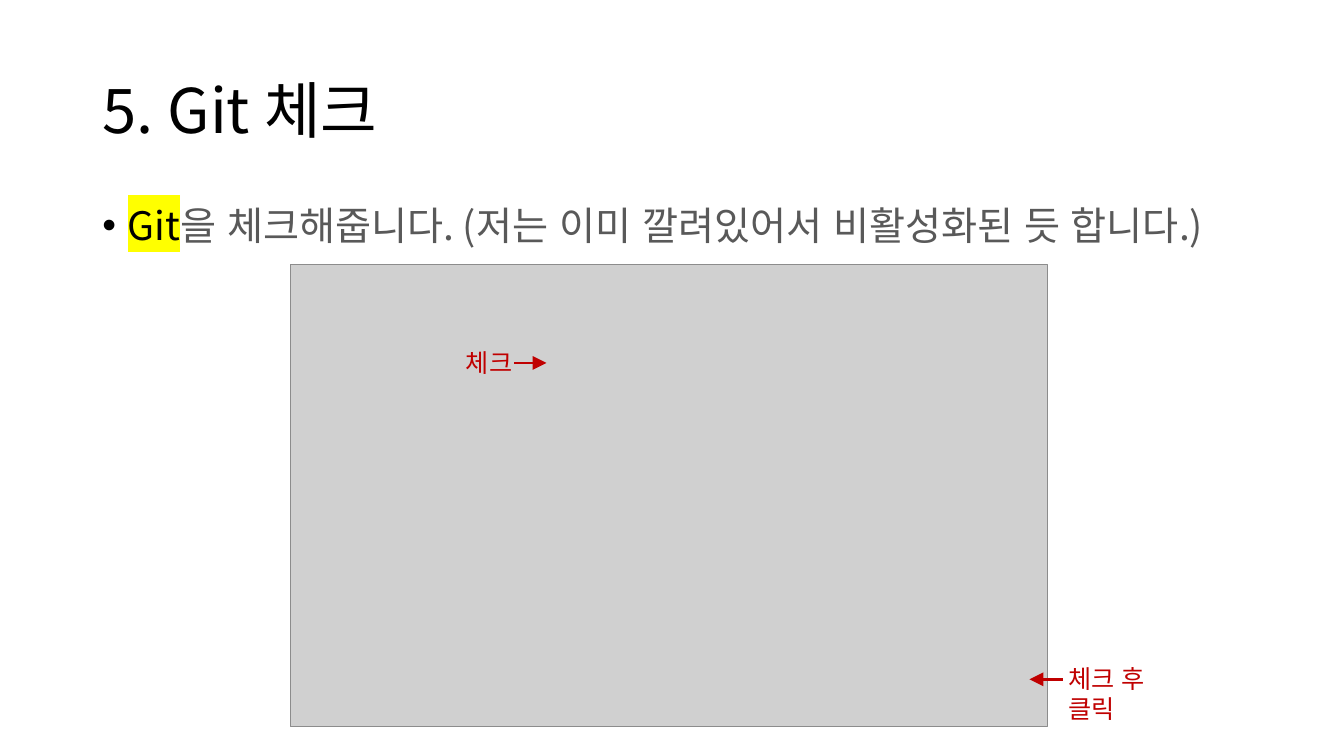
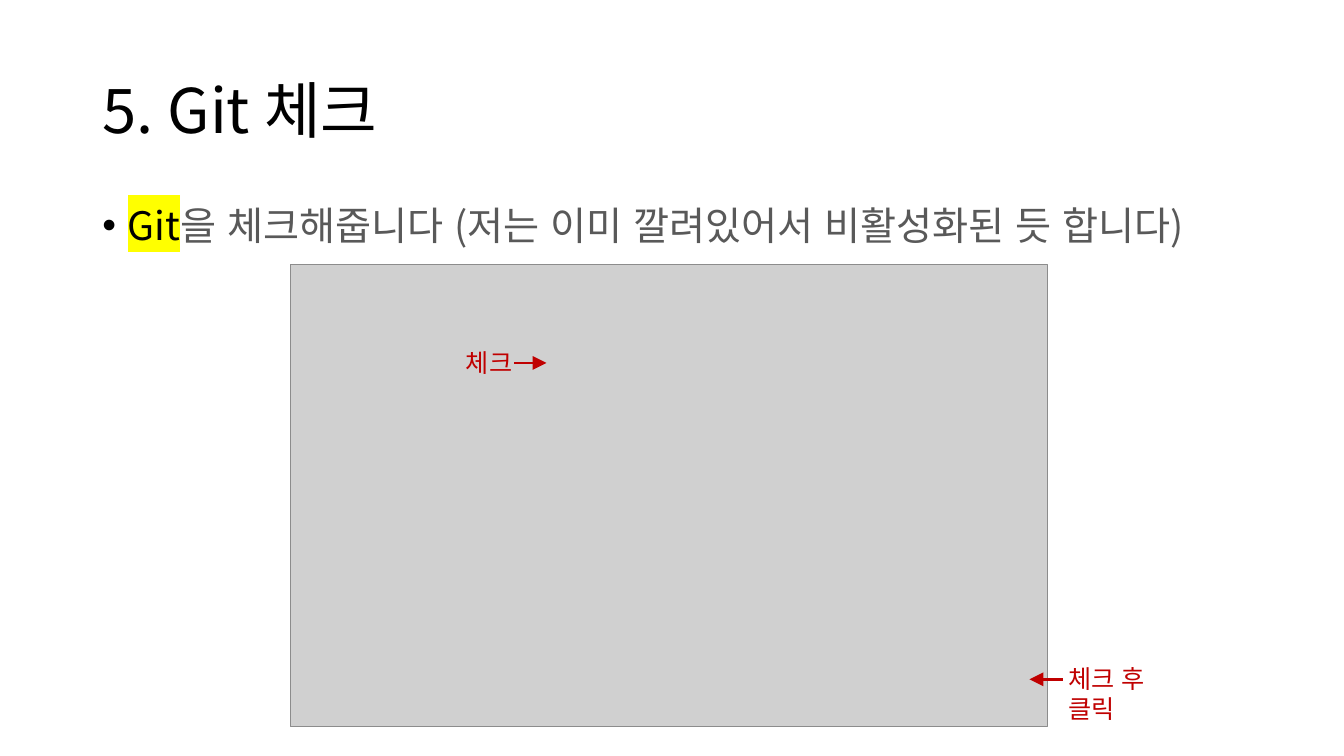
Before and after one commit to IamGroooooot/cien-unity-2020, a slide deck: slide 8 of Git 특강/Source Tree 설치법.pptx. Drawn at 1344x756 pixels with LibreOffice and Linux fonts; fonts in the diff are those of the drawing; grey boxes stand for pictures. Boxes give left, top, right and bottom in pixels: in the first picture for what was removed or moved away, otherwise in the second. Text is boxed around its words. In the diff, an @@ line names an element or a change of style, - is before the commit and + after.

```diff
--- a/Git 특강/Source Tree 설치법.pptx
+++ b/Git 특강/Source Tree 설치법.pptx
@@ text at (x1=128, y1=200, x2=1183, y2=251): text changed @@
-• Git을 체크해줍니다. (저는 이미 깔려있어서 비활성화된 듯 합니다.)
+• Git을 체크해줍니다 (저는 이미 깔려있어서 비활성화된 듯 합니다)
```
Also in this commit, not shown: 8 other slides changed, 1 other file.
